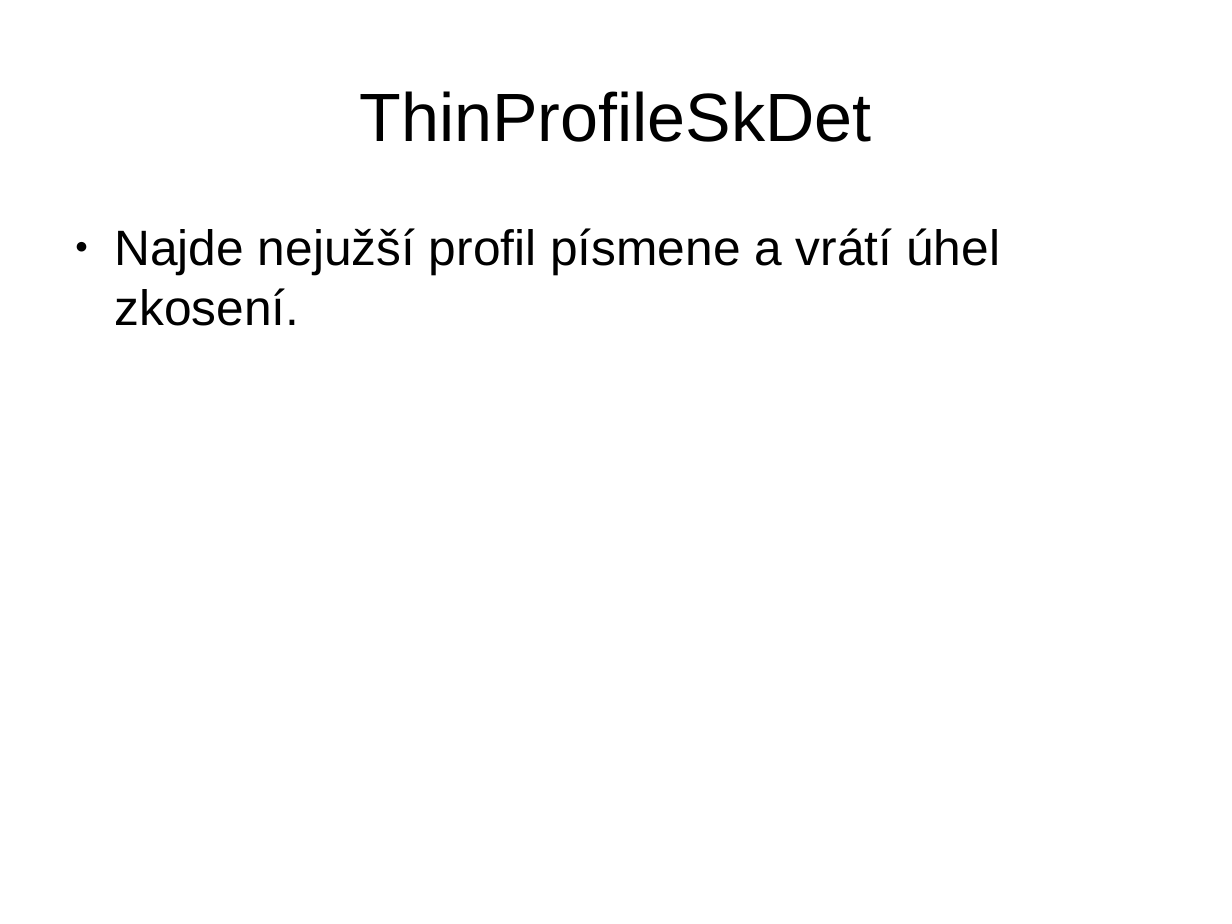
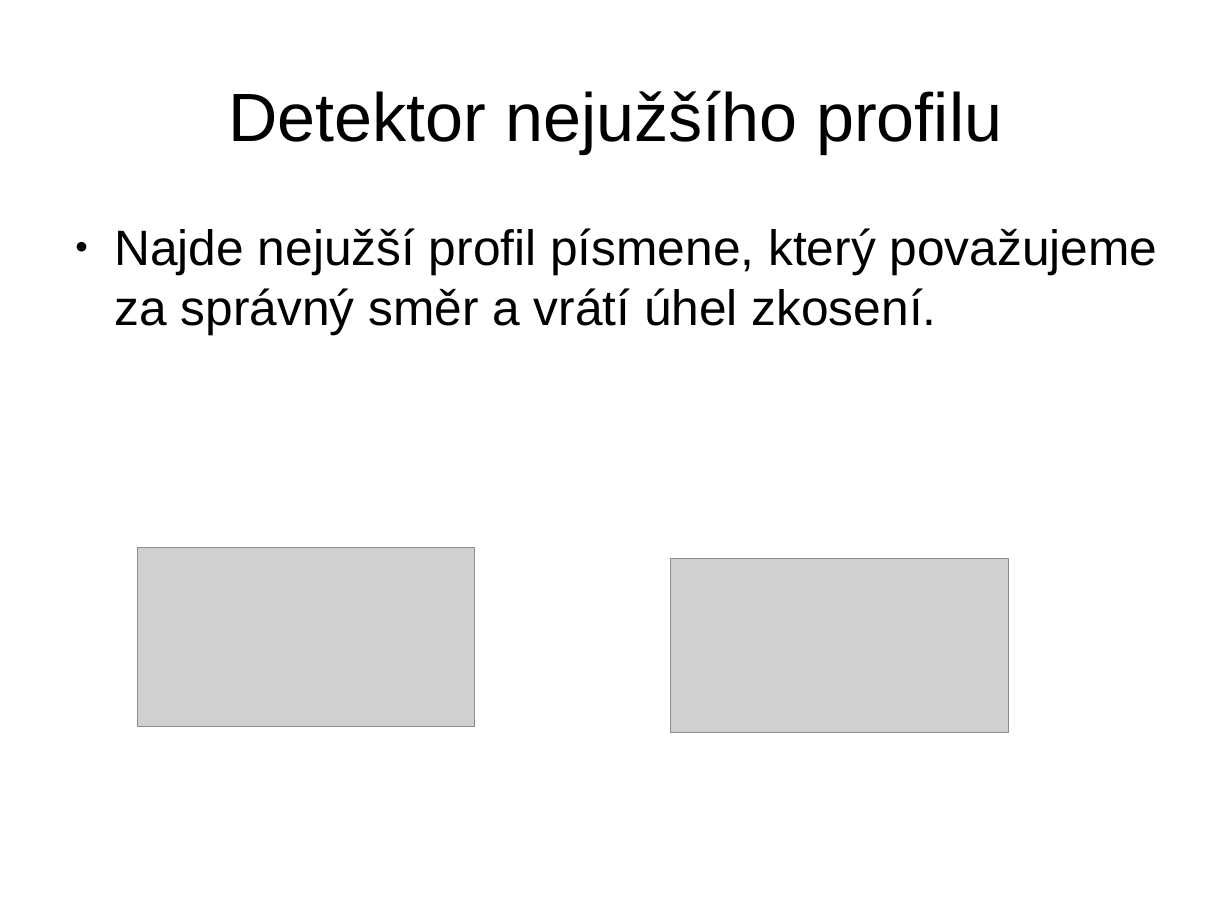
Before and after one commit to MichalBusta/skewDetection, a slide deck: slide 3 of doc/Skew_Detection.odp (slide 4 before the commit). Drawn at 1232x924 pixels with LibreOffice and Linux fonts; fonts in the diff are those of the drawing; grey boxes stand for pictures. Boxes give left, top, right and bottom in pixels: in the first picture for what was removed or moved away, otherwise in the second. Text is boxed around its words. In the diff, an @@ line names an element or a change of style, - is before the commit and + after.

```diff
--- a/doc/Skew_Detection.odp
+++ b/doc/Skew_Detection.odp
@@ title at [228,90,1002,153]: text changed @@
-ThinProfileSkDet
+Detektor nejužšího profilu
@@ text at [114,228,1158,335]: text changed @@
-● Najde nejužší profil písmene a vrátí úhel zkosení.
+● Najde nejužší profil písmene, který považujeme za správný směr a vrátí úhel zkosení.
@@ picture added at [138,548,475,727] @@
@@ picture added at [671,559,1008,732] @@
```
Also in this commit, not shown: 6 other slides changed, 1 slide added, 2 slides removed.
